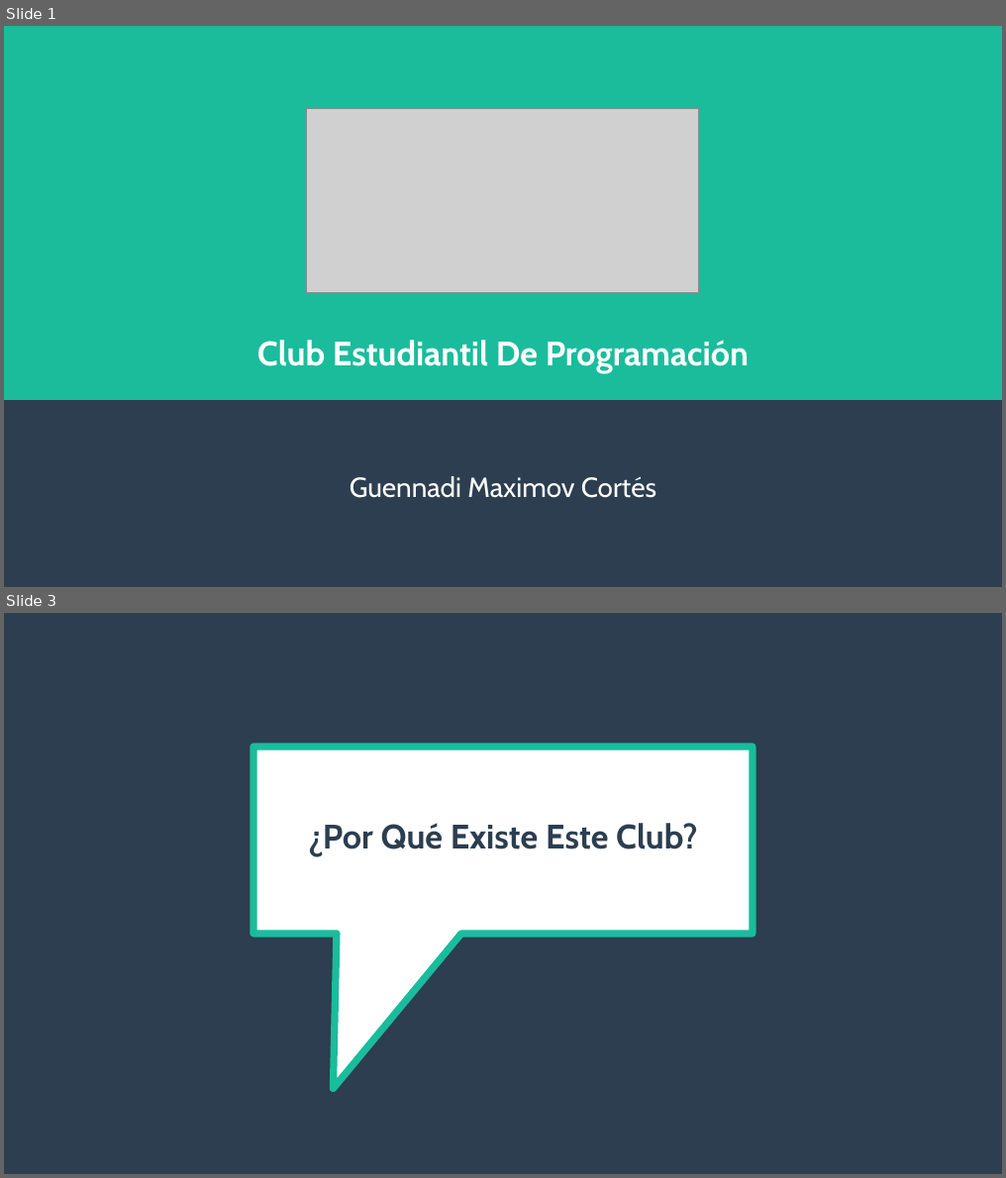
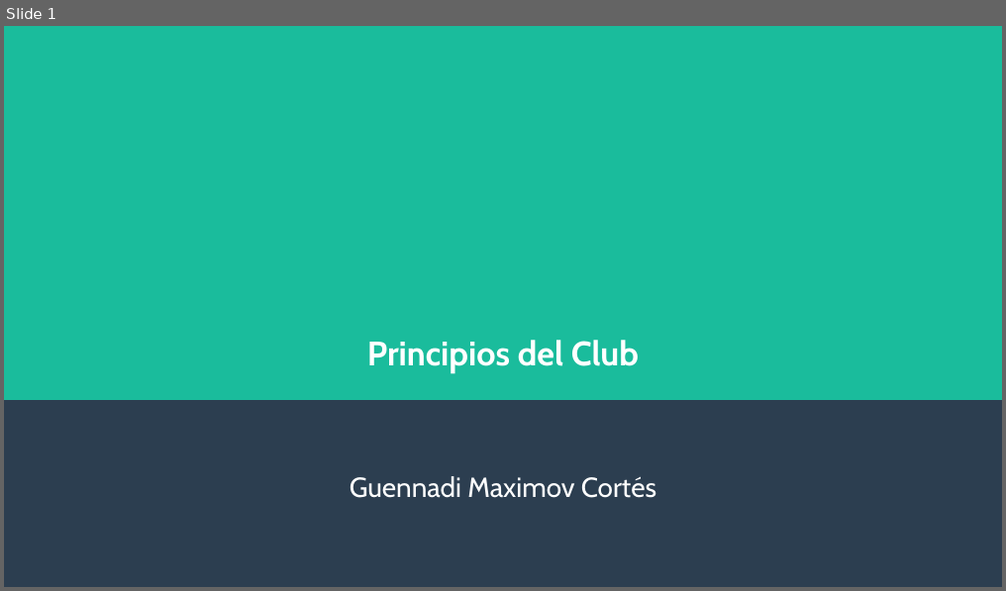
Before and after one commit to DrKJeff16/ClubProgra2023-1, a slide deck: 01_Introduccion/Sesion_1.odp. Shown one above the other, each under a label of ours: slides 1 and 3 before the commit, slide 1 after it; the slides between them are not shown. The pictures are 1006x1178 and 1006x591 pixels, drawn with LibreOffice and Linux fonts; fonts in the diff are those of the drawing; grey boxes stand for pictures. Boxes give left, top, right and bottom in pixels: in the first picture for what was removed or moved away, otherwise in the second. Text is boxed around its words. In the diff, an @@ line names an element or a change of style, - is before the commit and + after.

```diff
--- a/01_Introduccion/Sesion_1.odp
+++ b/01_Introduccion/Sesion_1.odp
@@ slide 3 removed at bbox=[4, 613, 1002, 1174], background #FFFFFF; not listed: 1 template element that a slide beside it also shows @@
@@ speech box removed at bbox=[253, 747, 752, 935] @@
@@ title removed at bbox=[308, 823, 697, 858] @@
-¿Por Qué Existe Este Club?
@@ slide 1 changed as well @@
@@ picture removed at bbox=[307, 108, 699, 293] @@
@@ title at bbox=[367, 340, 639, 373]: text changed @@
-Club Estudiantil De Programación
+Principios del Club
```
Also in this commit, not shown: 2 slides added, 3 other slides removed, 2 other files.
